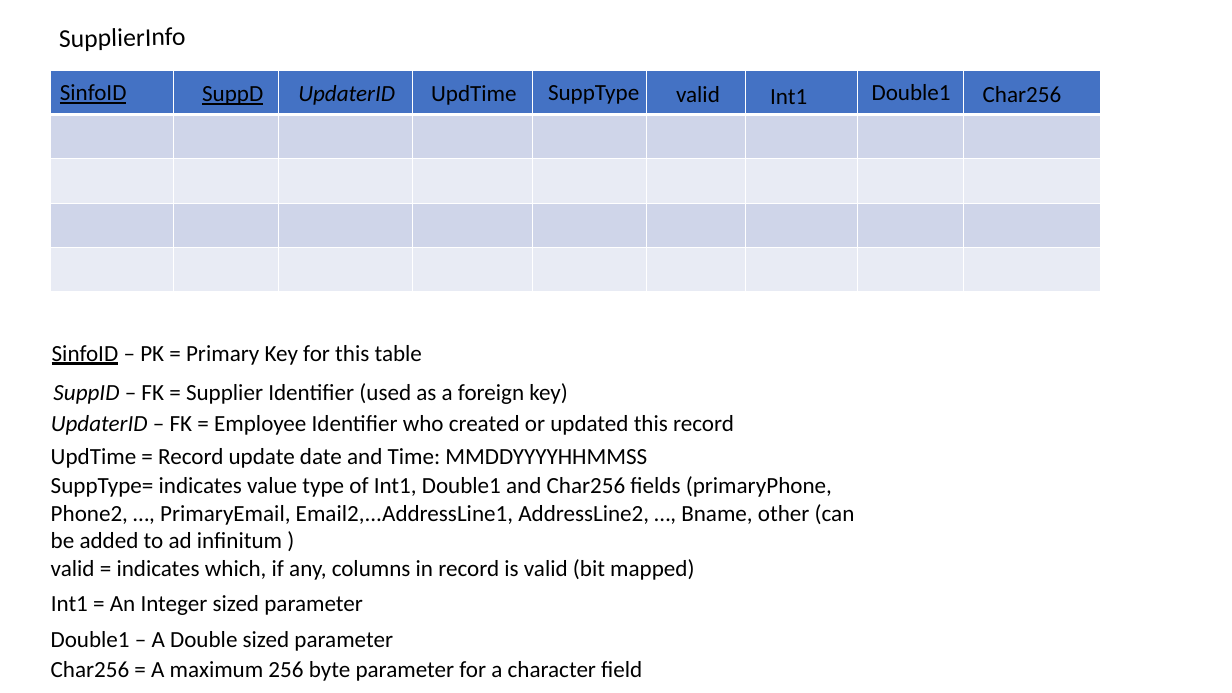
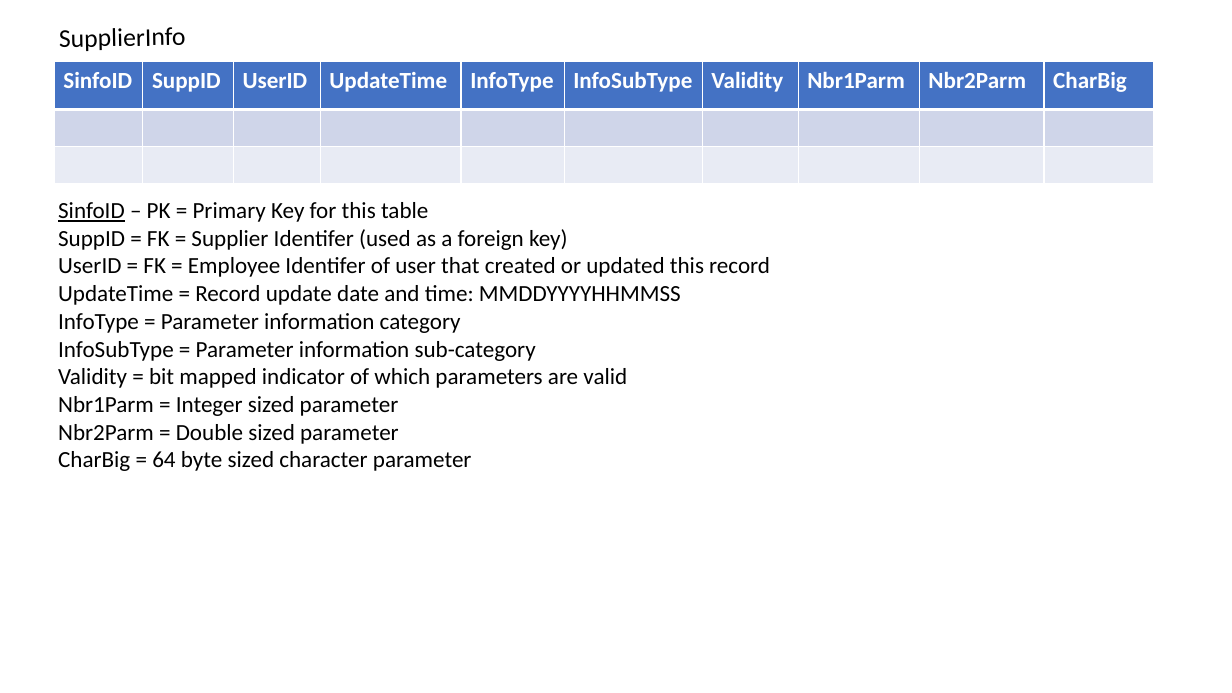
Before and after one commit to andrewroe/rosiessalon, a slide deck: slide 10 of documents/RosieSalonDataModel.pptx (slide 11 before the commit). Drawn at 1232x693 pixels with LibreOffice and Linux fonts; fonts in the diff are those of the drawing. Boxes give left, top, right and bottom in pixels: in the first picture for what was removed or moved away, otherwise in the second. Text is boxed around its words. In the diff, an @@ line names an element or a change of style, - is before the commit and + after.

```diff
--- a/documents/RosieSalonDataModel.pptx
+++ b/documents/RosieSalonDataModel.pptx
@@ table removed at (x1=51, y1=70, x2=1101, y2=292), 5 rows, 9 columns @@
- |  |  |  |  |  |  |  | 
- |  |  |  |  |  |  |  | 
- |  |  |  |  |  |  |  | 
- |  |  |  |  |  |  |  | 
- |  |  |  |  |  |  |  | 
@@ table added at (x1=55, y1=62, x2=1155, y2=475), 3 rows, 10 columns @@
+SinfoID | SuppID | UserID | UpdateTime | InfoType | InfoSubType | Validity | Nbr1Parm | Nbr2Parm | CharBig
+ |  |  |  |  |  |  |  |  | 
+ |  |  |  |  |  |  |  |  | 
@@ text removed at (x1=60, y1=84, x2=127, y2=104) @@
-SinfoID
@@ text removed at (x1=202, y1=86, x2=263, y2=105) @@
-SuppD
@@ text removed at (x1=298, y1=85, x2=395, y2=105) @@
-UpdaterID
@@ text removed at (x1=431, y1=85, x2=516, y2=105) @@
-UpdTime
@@ text removed at (x1=548, y1=85, x2=639, y2=104) @@
-SuppType
@@ text removed at (x1=676, y1=86, x2=720, y2=102) @@
-valid
@@ text removed at (x1=770, y1=89, x2=807, y2=104) @@
-Int1
@@ text removed at (x1=872, y1=84, x2=951, y2=100) @@
-Double1
@@ text removed at (x1=983, y1=86, x2=1062, y2=102) @@
-Char256
@@ text "SinfoID – PK = Primary ..." moved from (x1=52, y1=345, x2=422, y2=365) to (x1=58, y1=202, x2=770, y2=471) @@
@@ text at (x1=58, y1=229, x2=770, y2=471): paragraphs added @@
+SuppID = FK = Supplier Identifer (used as a foreign key)
+UserID = FK = Employee Identifer of user that created or updated this record
+UpdateTime = Record update date and time: MMDDYYYYHHMMSS
+InfoType = Parameter information category
+InfoSubType = Parameter information sub-category
+Validity = bit mapped indicator of which parameters are valid
+Nbr1Parm = Integer sized parameter
+Nbr2Parm = Double sized parameter
+CharBig = 64 byte sized character parameter
@@ text removed at (x1=53, y1=383, x2=568, y2=404) @@
-SuppID – FK = Supplier Identifier (used as a foreign key)
@@ text removed at (x1=51, y1=415, x2=734, y2=435) @@
-UpdaterID – FK = Employee Identifier who created or updated this record
@@ text removed at (x1=51, y1=448, x2=647, y2=468) @@
-UpdTime = Record update date and Time: MMDDYYYYHHMMSS
@@ text removed at (x1=51, y1=476, x2=855, y2=548) @@
-SuppType= indicates value type of Int1, Double1 and Char256 fields (primaryPhone, Phone2, …, PrimaryEmail, Email2,...AddressLine1, AddressLine2, …, Bname, other (can be added to ad infinitum )
@@ text removed at (x1=51, y1=559, x2=694, y2=580) @@
-valid = indicates which, if any, columns in record is valid (bit mapped)
@@ text removed at (x1=51, y1=595, x2=363, y2=615) @@
-Int1 = An Integer sized parameter
@@ text removed at (x1=51, y1=631, x2=393, y2=651) @@
-Double1 – A Double sized parameter
@@ text removed at (x1=51, y1=661, x2=642, y2=681) @@
-Char256 = A maximum 256 byte parameter for a character field
```
Also in this commit, not shown: 11 other slides changed.
